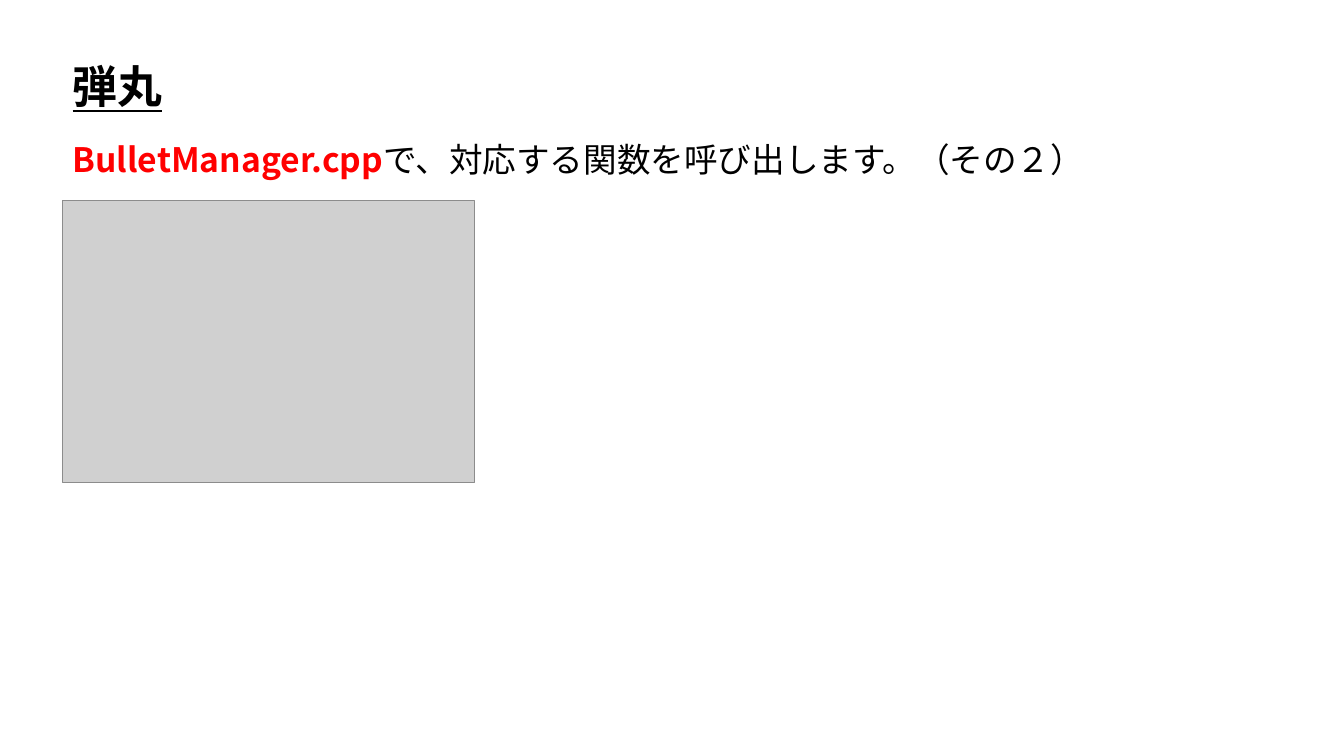
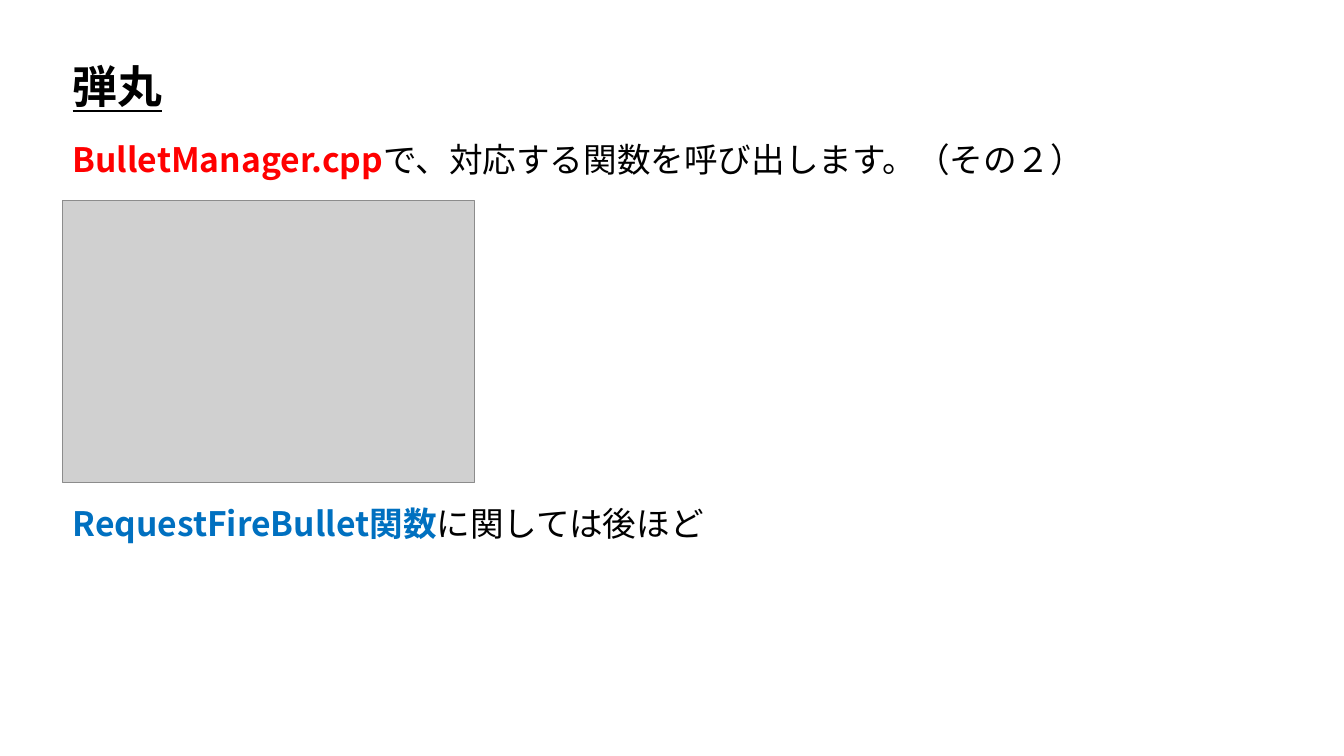
Before and after one commit to ArakiYusuke-Ohara/Textbook, a slide deck: slide 5 of ゲーム科1年/00_前期/ゲームプログラミングⅡ/04_シューティングゲーム弾丸編.pptx. Drawn at 1344x756 pixels with LibreOffice and Linux fonts; fonts in the diff are those of the drawing; grey boxes stand for pictures. Boxes give left, top, right and bottom in pixels: in the first picture for what was removed or moved away, otherwise in the second. Text is boxed around its words. In the diff, an @@ line names an element or a change of style, - is before the commit and + after.

```diff
--- a/ゲーム科1年/00_前期/ゲームプログラミングⅡ/04_シューティングゲーム弾丸編.pptx
+++ b/ゲーム科1年/00_前期/ゲームプログラミングⅡ/04_シューティングゲーム弾丸編.pptx
@@ text added at <box>73,507,704,544</box>, 24 pt, text #0070C0, bold @@
+RequestFireBullet関数に関しては後ほど
```
Also in this commit, not shown: 11 slides added, 6 other files.
